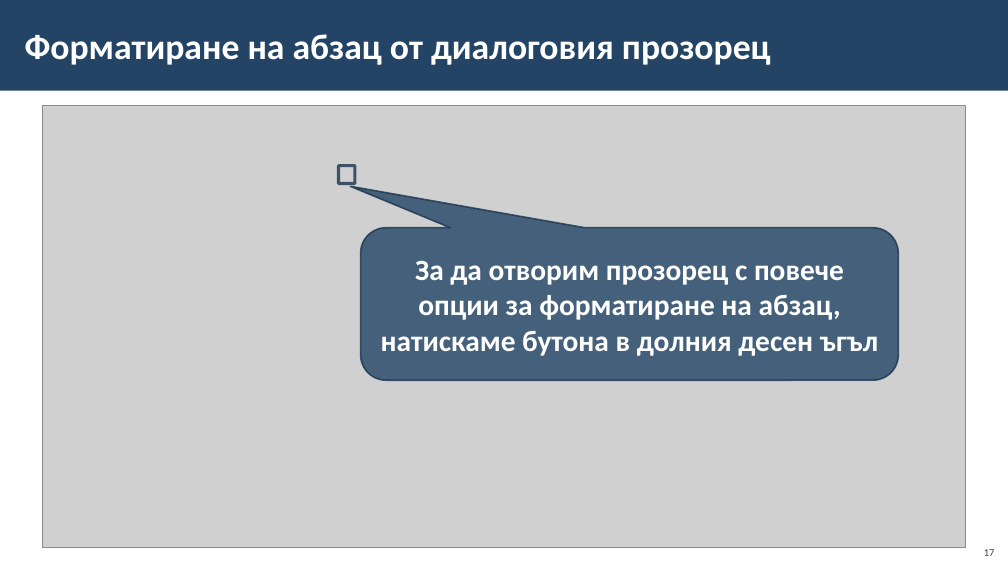
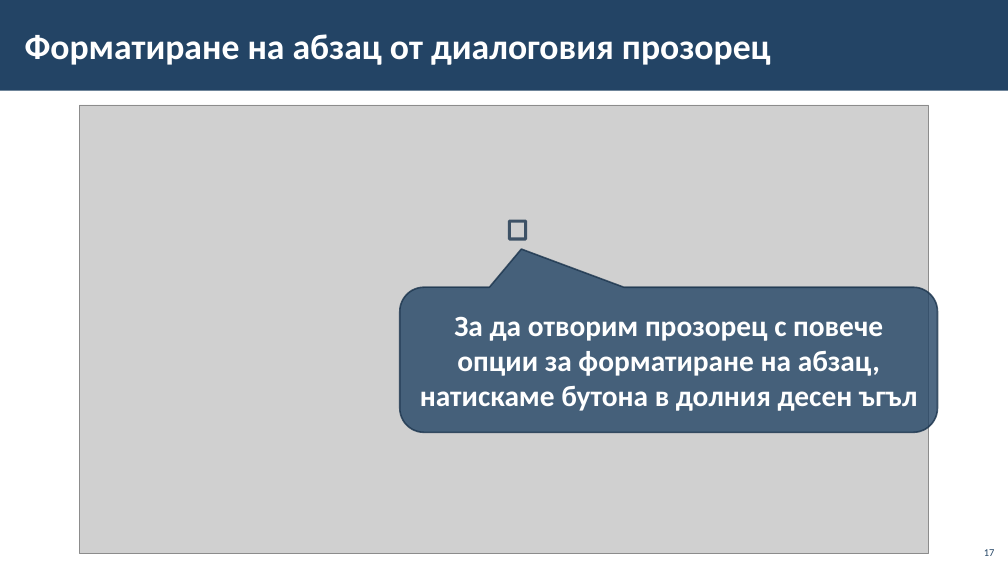
Before and after one commit to BG-IT-Edu/School-Programming, a slide deck: slide 17 of Courses/Computer-Modeling-and-IT/Computer-Modeling-and-IT-5-Class/24-Text-Formatting/24-Text-Formatting.pptx. Drawn at 1008x567 pixels with LibreOffice and Linux fonts; fonts in the diff are those of the drawing; grey boxes stand for pictures; background and template pictures are left out. Boxes give left, top, right and bottom in pixels: in the first picture for what was removed or moved away, otherwise in the second. Text is boxed around its words. In the diff, an @@ line names an element or a change of style, - is before the commit and + after.

```diff
--- a/Courses/Computer-Modeling-and-IT/Computer-Modeling-and-IT-5-Class/24-Text-Formatting/24-Text-Formatting.pptx
+++ b/Courses/Computer-Modeling-and-IT/Computer-Modeling-and-IT-5-Class/24-Text-Formatting/24-Text-Formatting.pptx
@@ picture: place and size @@
-picture at (42,105,966,547)
+picture at (79,105,929,554)
@@ rectangle: place and size @@
-rectangle at (339,166,355,184)
+rectangle at (510,221,526,239)
@@ rounded speech box "За да отворим прозорец с ...": place and size @@
-rounded speech box "За да отворим прозорец с ..." at (361,228,898,380)
+rounded speech box "За да отворим прозорец с ..." at (400,287,938,433)
@@ rounded speech box "За да отворим прозорец с ..." at (400,287,938,433): proportions changed @@
```
Also in this commit, not shown: 10 other slides changed.
